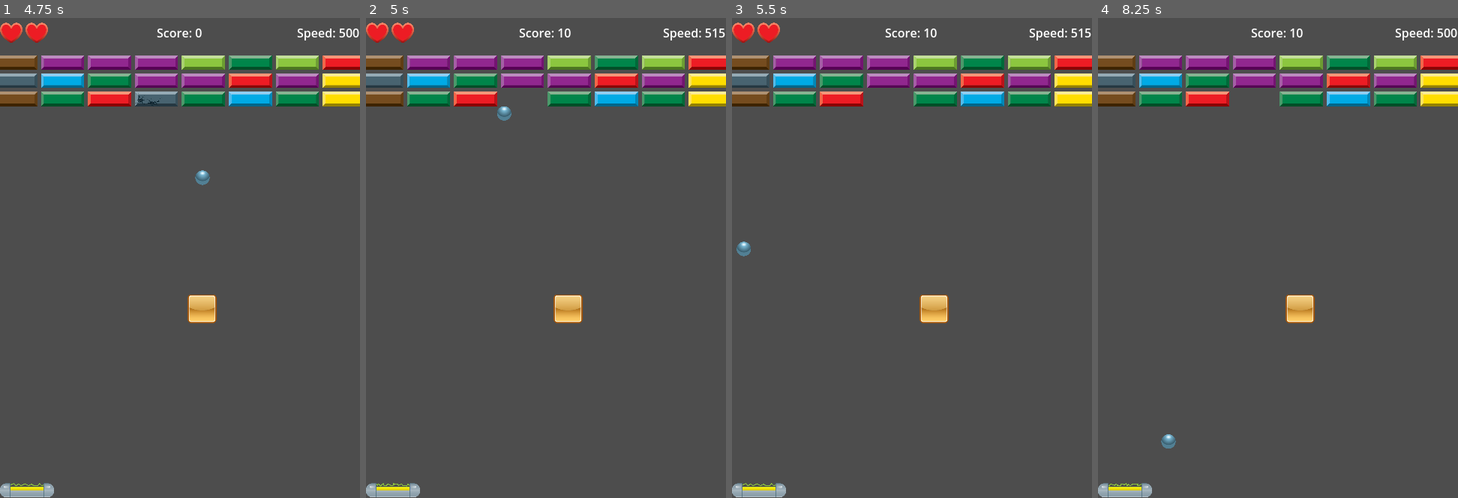
Above: before the commit, frames 1-4 (left to right).
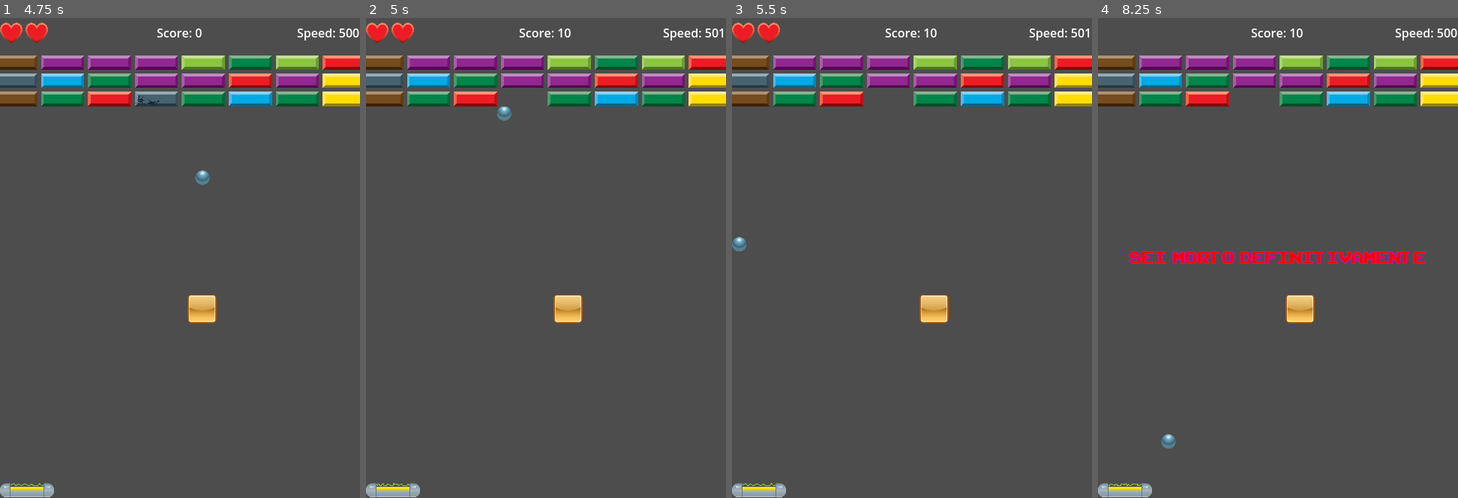
Above: after the commit, the same moments.

Repository: GiovanniCst/breakout
Game: Godot game, scene res://main.tscn
Two runs of this game, one before a commit and one after it. Both use one fixed random seed, a clock stepped at 60 frames per second and the inputs below.
Inputs:
- Up to frame 1 (4.75 s): tap Enter (launch) at 0.5, 0.6, 1.35, 2.1, 2.85, 3.6, 4.35 s; hold Right (move_right) 0.53-1.28 s; hold Left (move_left) 1.28-2.03 s; hold Right (move_right) 2.03-3.53 s; hold Left (move_left) from 3.53 s (still down)
- Up to frame 2 (5 s): keep holding Left (move_left)
- Up to frame 3 (5.5 s): keep holding Left (move_left); tap Enter (launch) at 5.1 s
- Up to frame 4 (8.25 s): release Left (move_left) at 5.78 s; hold Right (move_right) 5.78-8.03 s; tap Enter (launch) every 0.75 s from 5.85 to 8.1 s; hold Left (move_left) from 8.03 s (still down)

Frame 1 is identical in both runs. In frame 2, less than 0.1% of the frame differs, in the area x 96-100%, y 2-5%; in frame 3, 0.2%; in frame 4, 1.5%, in the area x 8-92%, y 48-52%.

Commit message:
Feature: Implement game over condition and reset to level 1; Docs: Update README.md with latest features and fixes; Chore: Add font folder

Diff:
--- a/scripts/game_manager.gd
+++ b/scripts/game_manager.gd
@@ -17,6 +17,7 @@
 signal level_completed(level)
 signal game_over()
 signal ball_speed_increased(new_speed) # This signal is now emitted by GameManager
+signal game_reset() # New signal for game reset
 
 func _ready():
 	# Load high score from user data if available
@@ -34,6 +35,8 @@
 	if lives <= 0:
 		emit_signal("game_over")
 		print("Game Over!")
+		# Do not reload scene immediately. Let the UI display the message first.
+		# The scene will be reloaded after a delay by a connected function.
 
 func reset_game():
 	score = 0
@@ -43,6 +46,7 @@
 	ball_acceleration_rate = 1.0 # Reset acceleration rate
 	emit_signal("score_updated", score)
 	emit_signal("lives_updated", lives)
+	emit_signal("game_reset") # Emit signal when game is reset
 	print("Game reset!")
 
 func next_level():
@@ -83,3 +87,10 @@
 
 func get_current_ball_speed():
 	return base_ball_speed + (destroyed_bricks_count * ball_acceleration_rate)
+
+func _on_game_over_received():
+	# This function will be connected to the game_over signal
+	# It introduces a delay before reloading the scene
+	await get_tree().create_timer(2.0).timeout # Wait for 2 seconds
+	reset_game() # Reset game state before reloading
+	get_tree().reload_current_scene()
--- a/scripts/main.gd
+++ b/scripts/main.gd
@@ -71,6 +71,13 @@
 
 	# Initialize UI after all nodes are ready
 	ui_node.initialize_ui()
+
+	# Connect GameManager signals
+	if not GameManager.is_connected("game_over", GameManager._on_game_over_received):
+		GameManager.connect("game_over", GameManager._on_game_over_received)
+
+	# Reset game state at the start of the game
+	GameManager.reset_game()
 
 	_populate_bricks() # Call the brick population function
 	_populate_unbreakable_bricks() # Call the unbreakable brick population function
--- a/scripts/ui.gd
+++ b/scripts/ui.gd
@@ -3,6 +3,7 @@
 @onready var lives_container = $TopUI/LivesContainer
 @onready var score_label = $TopUI/ScoreLabel
 @onready var ball_speed_label = $TopUI/BallSpeedLabel
+@onready var game_over_label = $GameOverLabel
 
 func _ready():
 	print("UI: _ready called. Waiting for main.gd to call initialize_ui().")
@@ -18,11 +19,16 @@
 		GameManager.connect("lives_updated", _on_lives_updated)
 	if not GameManager.is_connected("ball_speed_increased", _on_ball_speed_increased):
 		GameManager.connect("ball_speed_increased", _on_ball_speed_increased)
+	if not GameManager.is_connected("game_over", _on_game_over):
+		GameManager.connect("game_over", _on_game_over)
+	if not GameManager.is_connected("game_reset", _on_game_reset): # New signal for game reset
+		GameManager.connect("game_reset", _on_game_reset)
 
 	# Initialize UI with current game state
 	_on_score_updated(GameManager.score)
 	_on_lives_updated(GameManager.lives)
 	_on_ball_speed_increased(GameManager.base_ball_speed) # Initial ball speed
+	game_over_label.visible = false # Ensure game over message is hidden at start
 
 func _on_score_updated(new_score: int):
 	print("UI: Received score_updated signal. New score: ", new_score)
@@ -40,3 +46,11 @@
 func _on_ball_speed_increased(new_speed: float):
 	print("UI: Received ball_speed_increased signal. New speed: ", new_speed)
 	ball_speed_label.text = "Speed: " + str(int(new_speed)) # Display as integer
+
+func _on_game_over():
+	print("UI: Received game_over signal. Displaying game over message.")
+	game_over_label.visible = true
+
+func _on_game_reset():
+	print("UI: Received game_reset signal. Hiding game over message.")
+	game_over_label.visible = false
--- a/ui.tscn
+++ b/ui.tscn
@@ -1,7 +1,15 @@
-[gd_scene load_steps=3 format=3 uid="uid://dmk46n1vdpx5w"]
+[gd_scene load_steps=5 format=3 uid="uid://dmk46n1vdpx5w"]
 
 [ext_resource type="Texture2D" uid="uid://gka2uph3lyw4" path="res://assets/PNG/60-Breakout-Tiles.png" id="1_heart"]
 [ext_resource type="Script" uid="uid://bb3xelvksodyv" path="res://scripts/ui.gd" id="2_script"]
+[ext_resource type="FontFile" uid="uid://bonuuys0a3g58" path="res://font/ARCADECLASSIC.TTF" id="3_27fn8"]
+
+[sub_resource type="LabelSettings" id="3_game_over_font_settings"]
+font = ExtResource("3_27fn8")
+font_size = 30
+font_color = Color(1, 0, 0, 1)
+outline_size = 2
+outline_color = Color(0.945098, 0, 1, 1)
 
 [node name="UI" type="CanvasLayer"]
 script = ExtResource("2_script")
@@ -51,3 +59,14 @@
 text = "Speed: 400"
 horizontal_alignment = 2
 vertical_alignment = 1
+
+[node name="GameOverLabel" type="Label" parent="."]
+anchors_preset = 15
+anchor_right = 1.0
+anchor_bottom = 1.0
+grow_horizontal = 2
+grow_vertical = 2
+text = "Sei  morto  definitivamente"
+label_settings = SubResource("3_game_over_font_settings")
+horizontal_alignment = 1
+vertical_alignment = 1
Binary file added: font/ARCADECLASSIC.TTF
Not shown, added: font/ARCADECLASSIC.TTF.import
Not shown, changed: README.md
